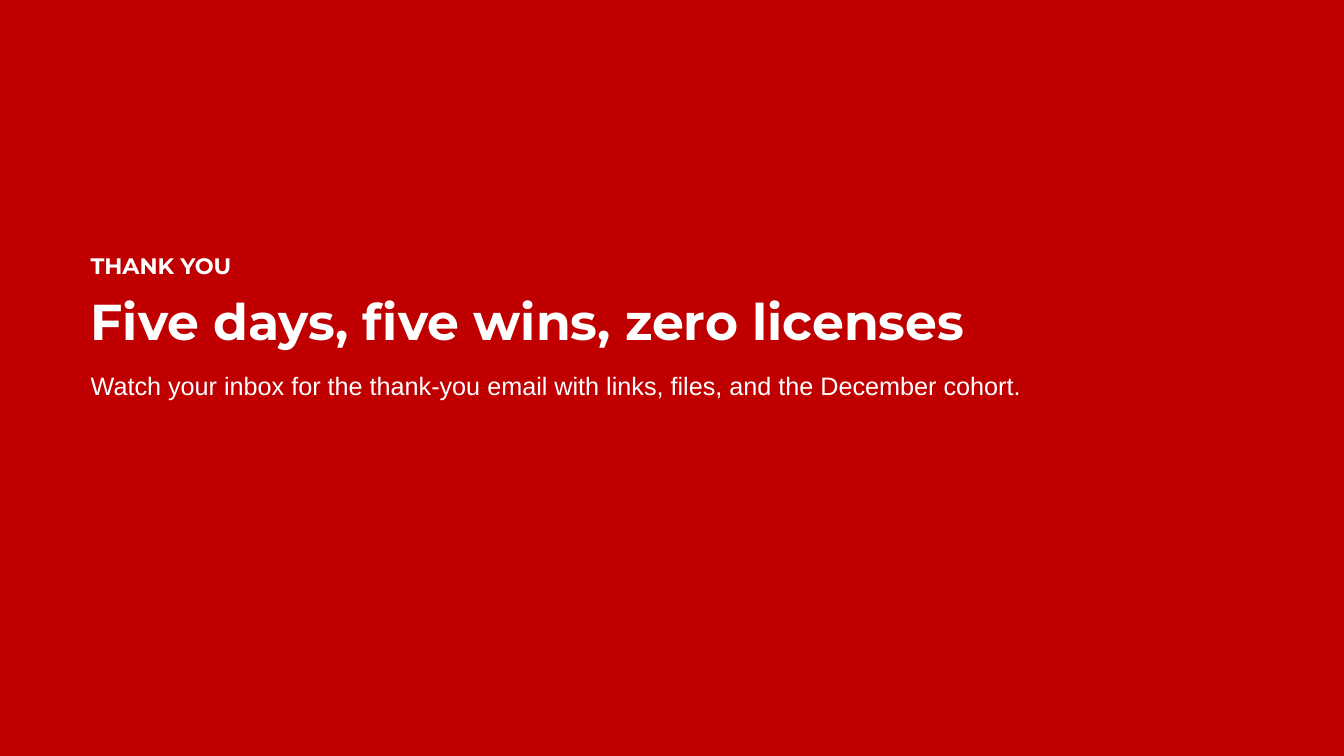
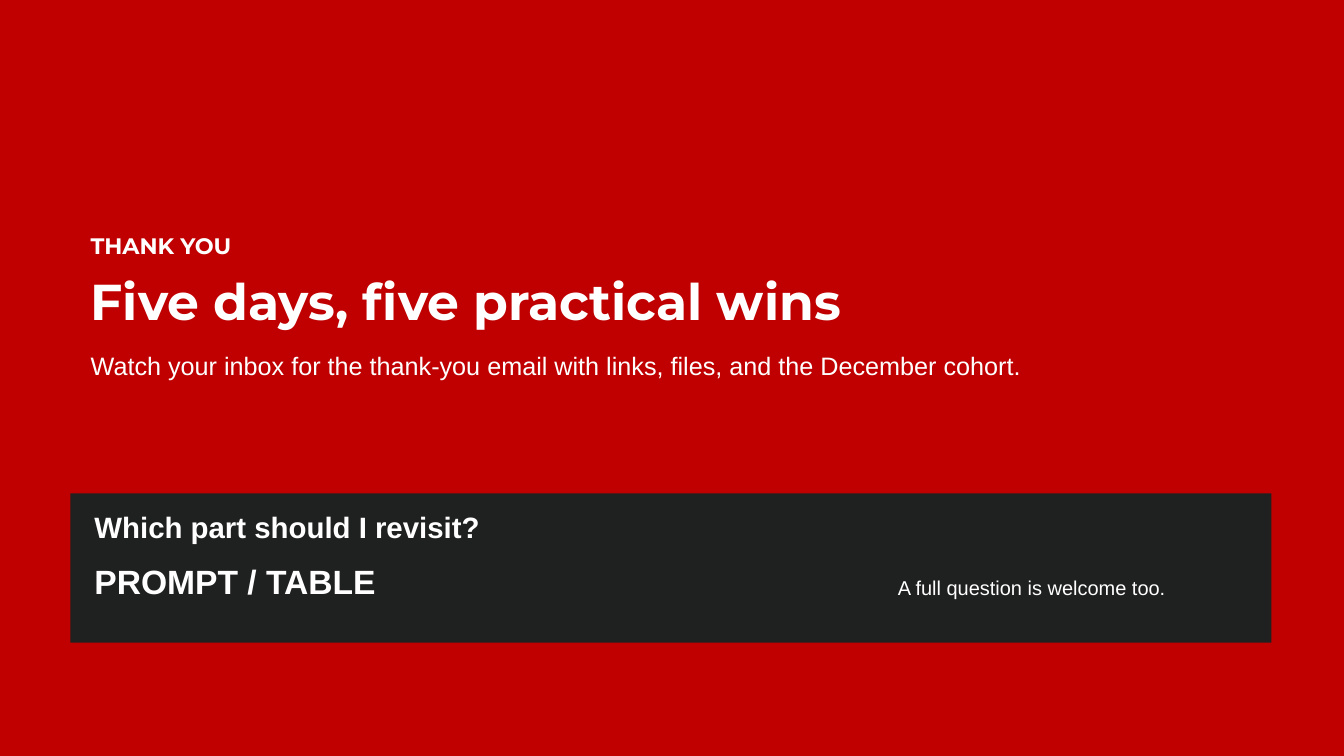
Before and after one commit to stringfestdata/guerilla-ai-for-excel, a slide deck: slide 9 of Day 5/Guerrilla AI - Day 5 - Slides.pptx. Drawn at 1344x756 pixels with LibreOffice and Linux fonts; fonts in the diff are those of the drawing. Boxes give left, top, right and bottom in pixels: in the first picture for what was removed or moved away, otherwise in the second. Text is boxed around its words. In the diff, an @@ line names an element or a change of style, - is before the commit and + after.

```diff
--- a/Day 5/Guerrilla AI - Day 5 - Slides.pptx
+++ b/Day 5/Guerrilla AI - Day 5 - Slides.pptx
@@ text "THANK YOU": place and size @@
-text "THANK YOU" at [91, 258, 1021, 400]
+text "THANK YOU" at [91, 238, 1021, 380]
@@ text at [91, 280, 841, 330]: text changed @@
-Five days, five wins, zero licenses
+Five days, five practical wins
@@ rectangle added at [71, 494, 1272, 643], fill #1F2120 @@
@@ text added at [94, 516, 480, 544], 21 pt, text #FFFFFF, bold @@
+Which part should I revisit?
@@ text added at [94, 570, 375, 595], 24 pt, text #FFFFFF, bold @@
+PROMPT / TABLE
@@ text added at [898, 580, 1165, 599], 14.2 pt, text #FFFFFF @@
+A full question is welcome too.
```
Also in this commit, not shown: 7 other slides changed, 1 slide added, 1 slide removed, 11 other files.
